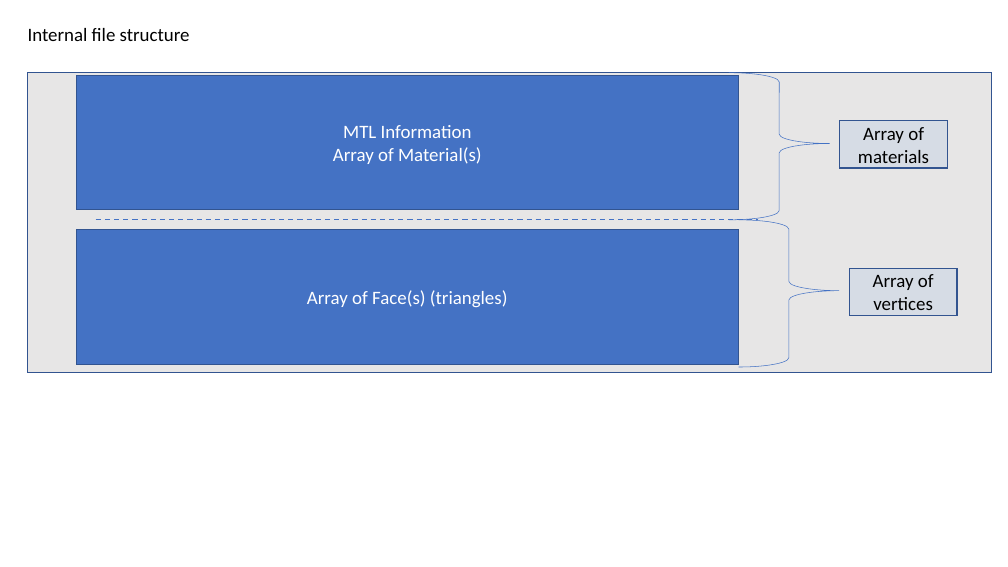
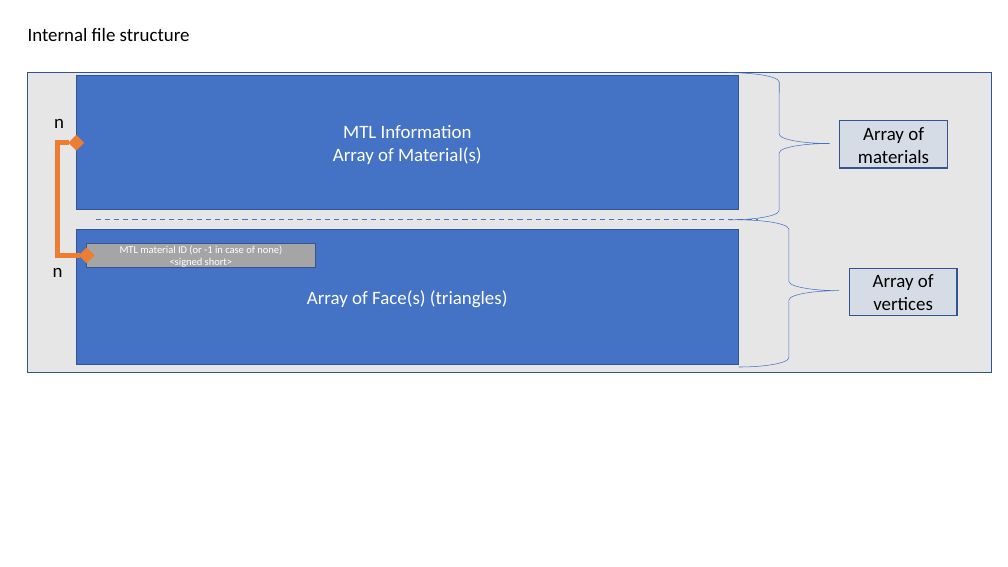
Before and after one commit to george2209/WavefrontOBJSerializer, a slide deck: slide 5 of docs/OBJ to binary structure_20210611_V1.1.pptx. Drawn at 1008x567 pixels with LibreOffice and Linux fonts; fonts in the diff are those of the drawing. Boxes give left, top, right and bottom in pixels: in the first picture for what was removed or moved away, otherwise in the second. Text is boxed around its words. In the diff, an @@ line names an element or a change of style, - is before the commit and + after.

```diff
--- a/docs/OBJ to binary structure_20210611_V1.1.pptx
+++ b/docs/OBJ to binary structure_20210611_V1.1.pptx
@@ text added at (x1=54, y1=119, x2=64, y2=128), 18 pt, text #000000 @@
+n
@@ elbow double arrow added from (87, 256) to (76, 143), #ED7D31 5 pt @@
@@ text added at (x1=53, y1=268, x2=63, y2=277), 18 pt, text #000000 @@
+n
@@ rectangle added at (x1=87, y1=243, x2=315, y2=268), fill #A5A5A5, outline #325491 1 pt, 10 pt, text #FFFFFF @@
+MTL material ID (or -1 in case of none)
+<signed short>
```
Also in this commit, not shown: 3 other slides changed, 2 slides added, 1 slide removed, 14 other files.
